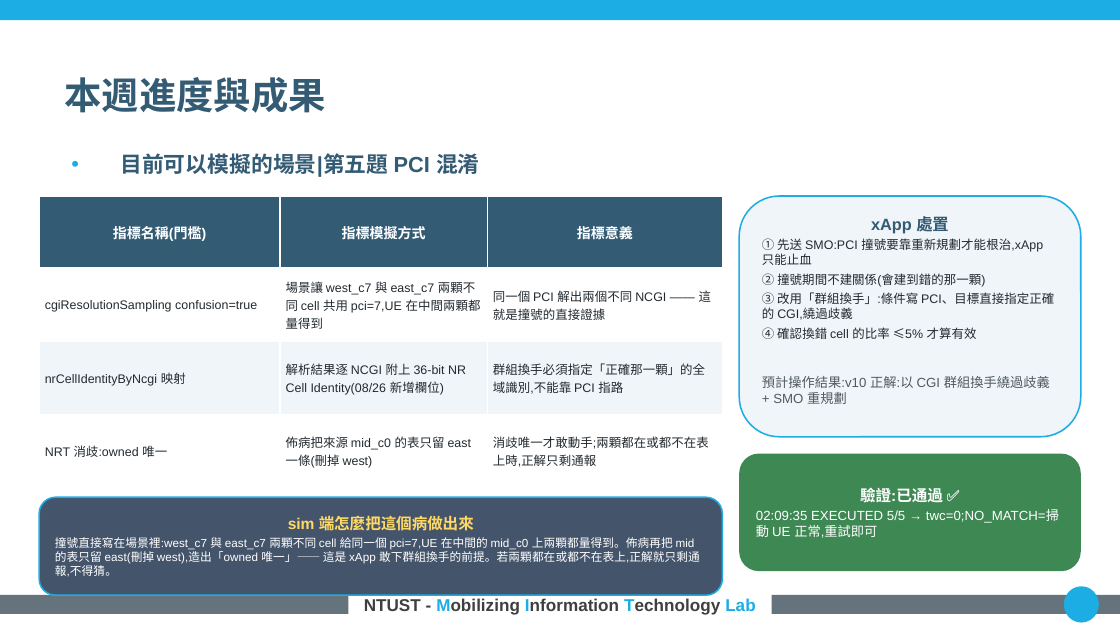
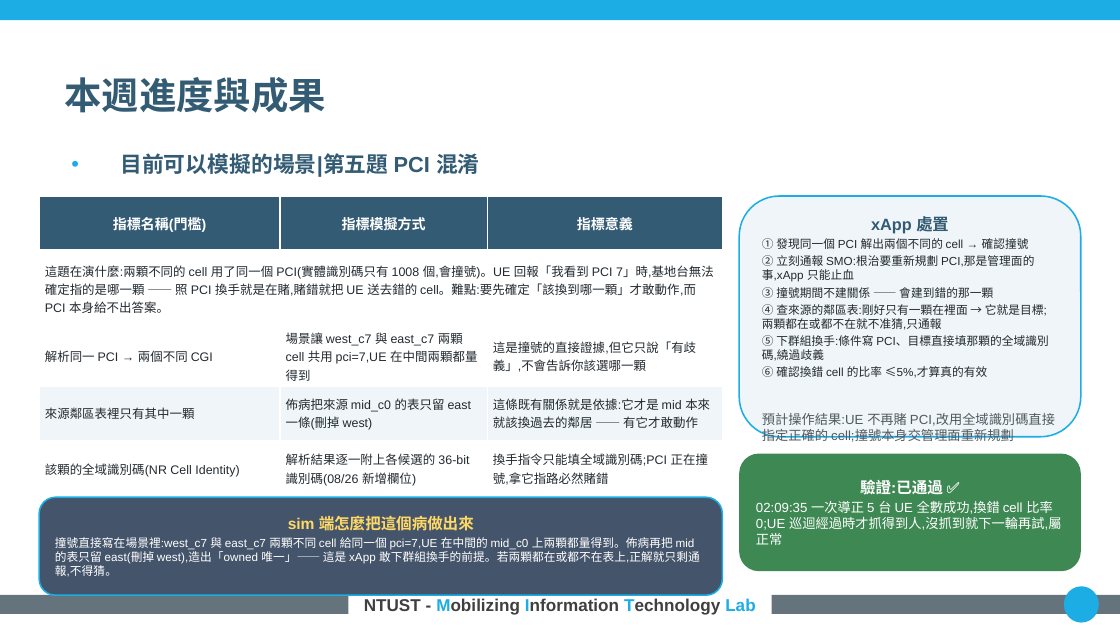
Before and after one commit to kimOuO/RAN-sim-OAI, a slide deck: slide 8 of docs/report/8_27_進度報告_v10十二題.pptx. Drawn at 1120x630 pixels with LibreOffice and Linux fonts; fonts in the diff are those of the drawing; background and template pictures are left out. Boxes give left, top, right and bottom in pixels: in the first picture for what was removed or moved away, otherwise in the second. Text is boxed around its words. In the diff, an @@ line names an element or a change of style, - is before the commit and + after.

```diff
--- a/docs/report/8_27_進度報告_v10十二題.pptx
+++ b/docs/report/8_27_進度報告_v10十二題.pptx
@@ table at (x1=39, y1=196, x2=722, y2=490) @@
-row 2: cgiResolutionSampling confusion=true | 場景讓 west_c7 與 east_c7 兩顆不同 cell 共用 pci=7,UE 在中間兩顆都量得到 | 同一個 PCI 解出兩個不同 NCGI —— 這就是撞號的直接證據
-row 3: nrCellIdentityByNcgi 映射 | 解析結果逐 NCGI 附上 36-bit NR Cell Identity(08/26 新增欄位) | 群組換手必須指定「正確那一顆」的全域識別,不能靠 PCI 指路
-row 4: NRT 消歧:owned 唯一 | 佈病把來源 mid_c0 的表只留 east 一條(刪掉 west) | 消歧唯一才敢動手;兩顆都在或都不在表上時,正解只剩通報
+row 2: 這題在演什麼:兩顆不同的 cell 用了同一個 PCI(實體識別碼只有 1008 個,會撞號)。UE 回報「我看到 PCI 7」時,基地台無法確定指的是哪一顆 —— 照 PCI 換手就是在賭,賭錯就把 UE 送去錯的 cell。難點:要先確定「該換到哪一顆」才敢動作,而 PCI 本身給不出答案。 |  | 
+row 3: 解析同一 PCI → 兩個不同 CGI | 場景讓 west_c7 與 east_c7 兩顆 cell 共用 pci=7,UE 在中間兩顆都量得到 | 這是撞號的直接證據,但它只說「有歧義」,不會告訴你該選哪一顆
+row 4: 來源鄰區表裡只有其中一顆 | 佈病把來源 mid_c0 的表只留 east 一條(刪掉 west) | 這條既有關係就是依據:它才是 mid 本來就該換過去的鄰居 —— 有它才敢動作
+row 5: 該顆的全域識別碼(NR Cell Identity) | 解析結果逐一附上各候選的 36-bit 識別碼(08/26 新增欄位) | 換手指令只能填全域識別碼;PCI 正在撞號,拿它指路必然賭錯
@@ text in rounded rectangle at (x1=762, y1=238, x2=1055, y2=444): text changed; size 8 to 7.5 pt @@
-① 先送 SMO:PCI 撞號要靠重新規劃才能根治,xApp 只能止血
-② 撞號期間不建關係(會建到錯的那一顆)
-③ 改用「群組換手」:條件寫 PCI、目標直接指定正確的 CGI,繞過歧義
-④ 確認換錯 cell 的比率 ≤5% 才算有效
-預計操作結果:v10 正解:以 CGI 群組換手繞過歧義 + SMO 重規劃
+① 發現同一個 PCI 解出兩個不同的 cell → 確認撞號
+② 立刻通報 SMO:根治要重新規劃 PCI,那是管理面的事,xApp 只能止血
+③ 撞號期間不建關係 —— 會建到錯的那一顆
+④ 查來源的鄰區表:剛好只有一顆在裡面 → 它就是目標;兩顆都在或都不在就不准猜,只通報
+⑤ 下群組換手:條件寫 PCI、目標直接填那顆的全域識別碼,繞過歧義
+⑥ 確認換錯 cell 的比率 ≤5%,才算真的有效
+預計操作結果:UE 不再賭 PCI,改用全域識別碼直接指定正確的 cell;撞號本身交管理面重新規劃
@@ text in rounded rectangle at (x1=756, y1=501, x2=1061, y2=545): text changed @@
-02:09:35 EXECUTED 5/5 → twc=0;NO_MATCH=掃動 UE 正常,重試即可
+02:09:35 一次導正 5 台 UE 全數成功,換錯 cell 比率 0;UE 巡迴經過時才抓得到人,沒抓到就下一輪再試,屬正常
```
